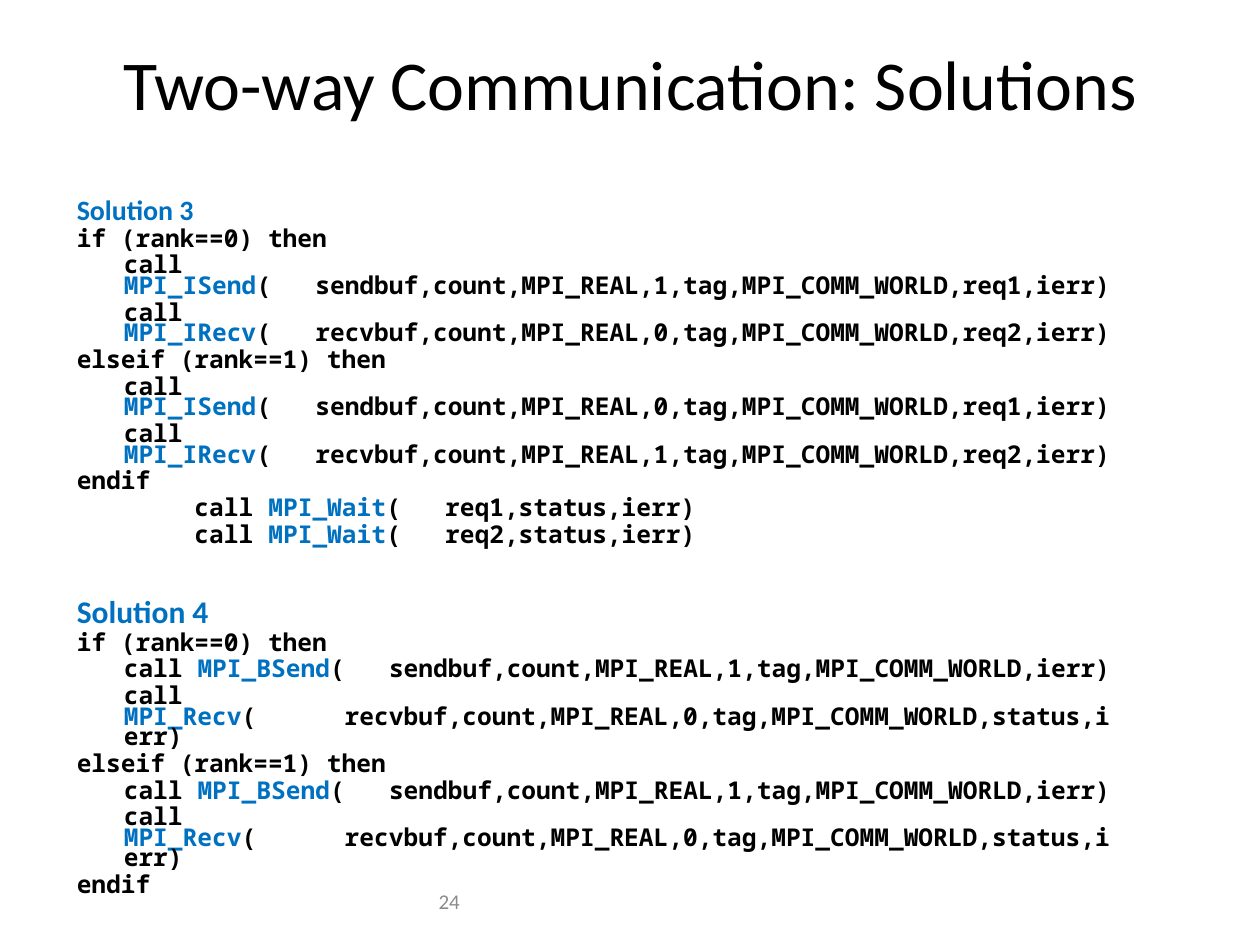
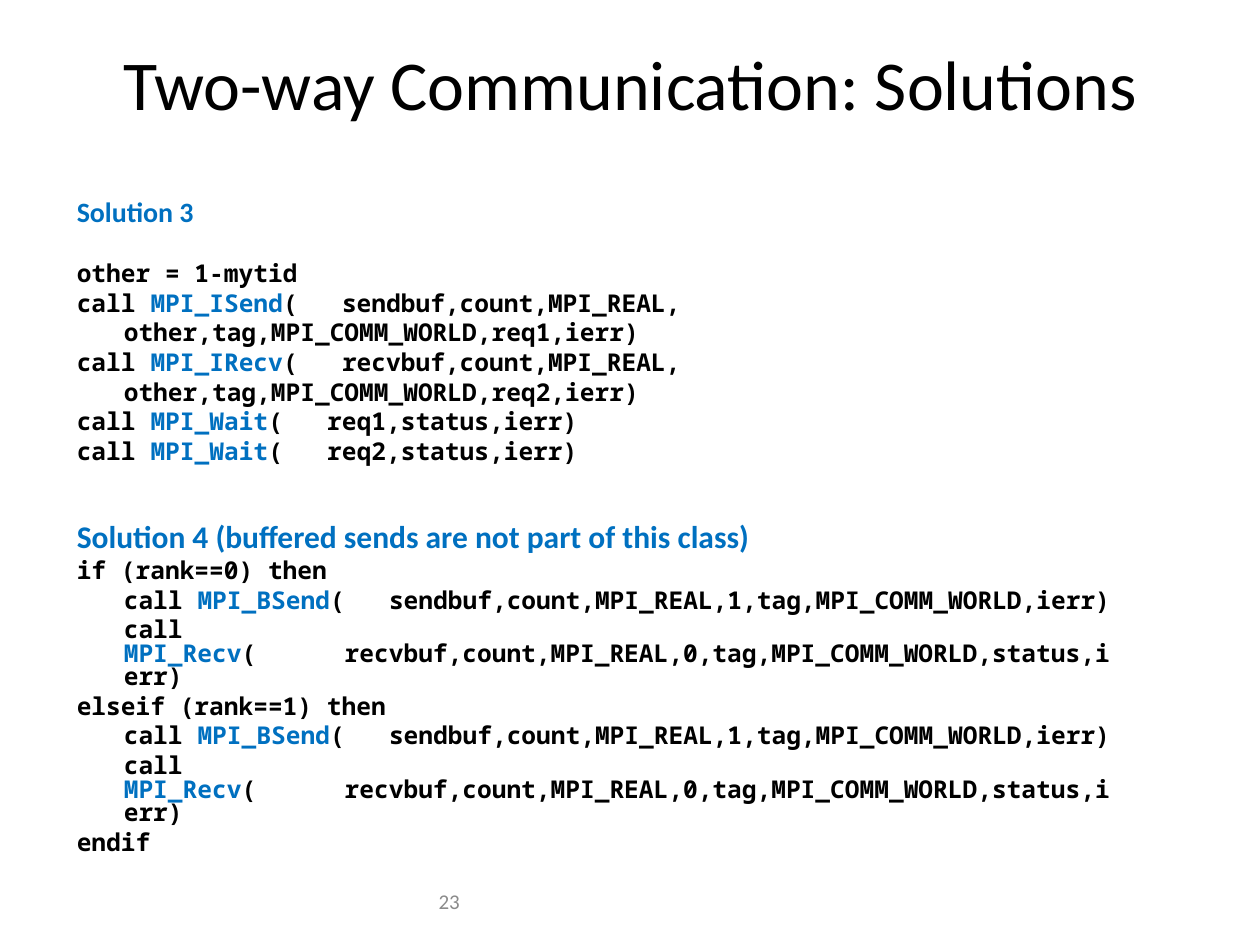
Before and after one commit to allenyllee/Parallel-Computing-Book, a slide deck: slide 23 of slides/MPI/MPI-point2point.pptx (slide 24 before the commit). Drawn at 1260x945 pixels with LibreOffice and Linux fonts; fonts in the diff are those of the drawing; background and template pictures are left out. Boxes give left, top, right and bottom in pixels: in the first picture for what was removed or moved away, otherwise in the second. Text is boxed around its words. In the diff, an @@ line names an element or a change of style, - is before the commit and + after.

```diff
--- a/slides/MPI/MPI-point2point.pptx
+++ b/slides/MPI/MPI-point2point.pptx
@@ text at [77, 202, 1110, 852]: line spacing 0.7 to 0.8 @@
@@ text at [77, 263, 680, 407]: text changed @@
-if (rank==0) then
-call MPI_ISend( sendbuf,count,MPI_REAL,1,tag,MPI_COMM_WORLD,req1,ierr)
-call MPI_IRecv( recvbuf,count,MPI_REAL,0,tag,MPI_COMM_WORLD,req2,ierr)
-elseif (rank==1) then
-call MPI_ISend( sendbuf,count,MPI_REAL,0,tag,MPI_COMM_WORLD,req1,ierr)
-call MPI_IRecv( recvbuf,count,MPI_REAL,1,tag,MPI_COMM_WORLD,req2,ierr)
-endif
+other = 1-mytid
+call MPI_ISend( sendbuf,count,MPI_REAL,
+other,tag,MPI_COMM_WORLD,req1,ierr)
+call MPI_IRecv( recvbuf,count,MPI_REAL,
+other,tag,MPI_COMM_WORLD,req2,ierr)
@@ text at [77, 525, 749, 553]: text changed @@
-Solution 4
+Solution 4 (buffered sends are not part of this class)
@@ page number at [439, 895, 460, 909]: text changed @@
-24
+23
```
Also in this commit, not shown: 2 other slides changed, 1 slide removed, 3 other files.
